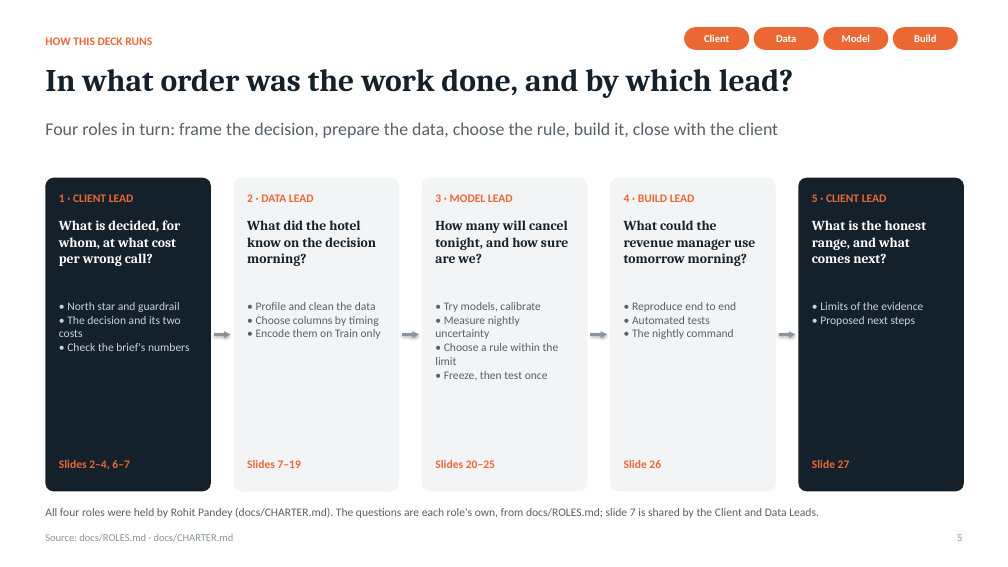
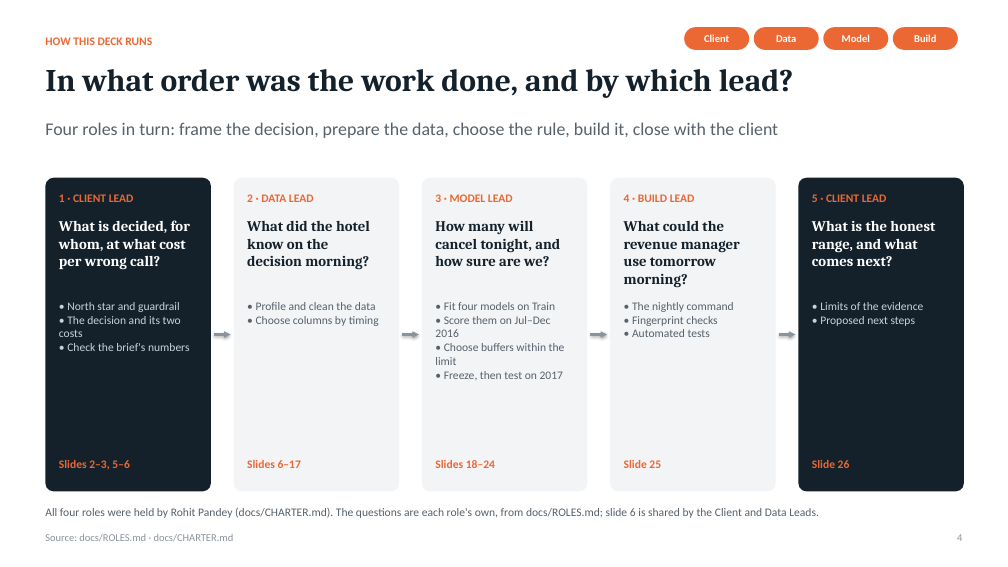
Before and after one commit to rohitpandeyai-star/IIT_GN_W06, a slide deck: slide 4 of Hotel_Overbooking_Deck_By_Lead.pptx (slide 5 before the commit). Drawn at 1008x567 pixels with LibreOffice and Linux fonts; fonts in the diff are those of the drawing. Boxes give left, top, right and bottom in pixels: in the first picture for what was removed or moved away, otherwise in the second. Text is boxed around its words. In the diff, an @@ line names an element or a change of style, - is before the commit and + after.

Commit message:
Revise overbooking deck with model results
Rebuild the presentation around the validation, frozen choice, test runs, and nightly command; update the deck’s metrics and readability. Refresh the nightly manifest and remove the temporary PowerPoint lock file.

```diff
--- a/Hotel_Overbooking_Deck_By_Lead.pptx
+++ b/Hotel_Overbooking_Deck_By_Lead.pptx
@@ size 13 to 14 pt in 5 elements at (59, 220, 190, 270), (247, 221, 370, 270), (435, 221, 560, 266), (624, 221, 740, 288), (812, 221, 935, 266) @@
@@ text at (256, 329, 381, 339): paragraph removed @@
-• Encode them on Train only
@@ text at (435, 302, 565, 380): text changed @@
-• Try models, calibrate
-• Measure nightly uncertainty
-• Choose a rule within the limit
-• Freeze, then test once
+• Fit four models on Train
+• Score them on Jul–Dec 2016
+• Choose buffers within the limit
+• Freeze, then test on 2017
@@ text at (632, 302, 734, 326): text changed @@
-• Reproduce end to end
+• The nightly command
+• Fingerprint checks
@@ text at (632, 329, 734, 339): paragraph removed @@
-• The nightly command
@@ text at (59, 460, 129, 470): text changed @@
-Slides 2–4, 6–7
+Slides 2–3, 5–6
@@ text at (247, 460, 301, 468): text changed @@
-Slides 7–19
+Slides 6–17
@@ text at (435, 460, 495, 468): text changed @@
-Slides 20–25
+Slides 18–24
@@ text at (624, 460, 661, 468): text changed @@
-Slide 26
+Slide 25
@@ text at (812, 460, 850, 468): text changed @@
-Slide 27
+Slide 26
@@ text at (45, 508, 819, 518): text changed @@
-All four roles were held by Rohit Pandey (docs/CHARTER.md). The questions are each role's own, from docs/ROLES.md; slide 7 is shared by the Client and Data Leads.
+All four roles were held by Rohit Pandey (docs/CHARTER.md). The questions are each role's own, from docs/ROLES.md; slide 6 is shared by the Client and Data Leads.
```
Also in this commit, not shown: 18 other slides changed, 7 slides added, 8 slides removed, 3 other files.
